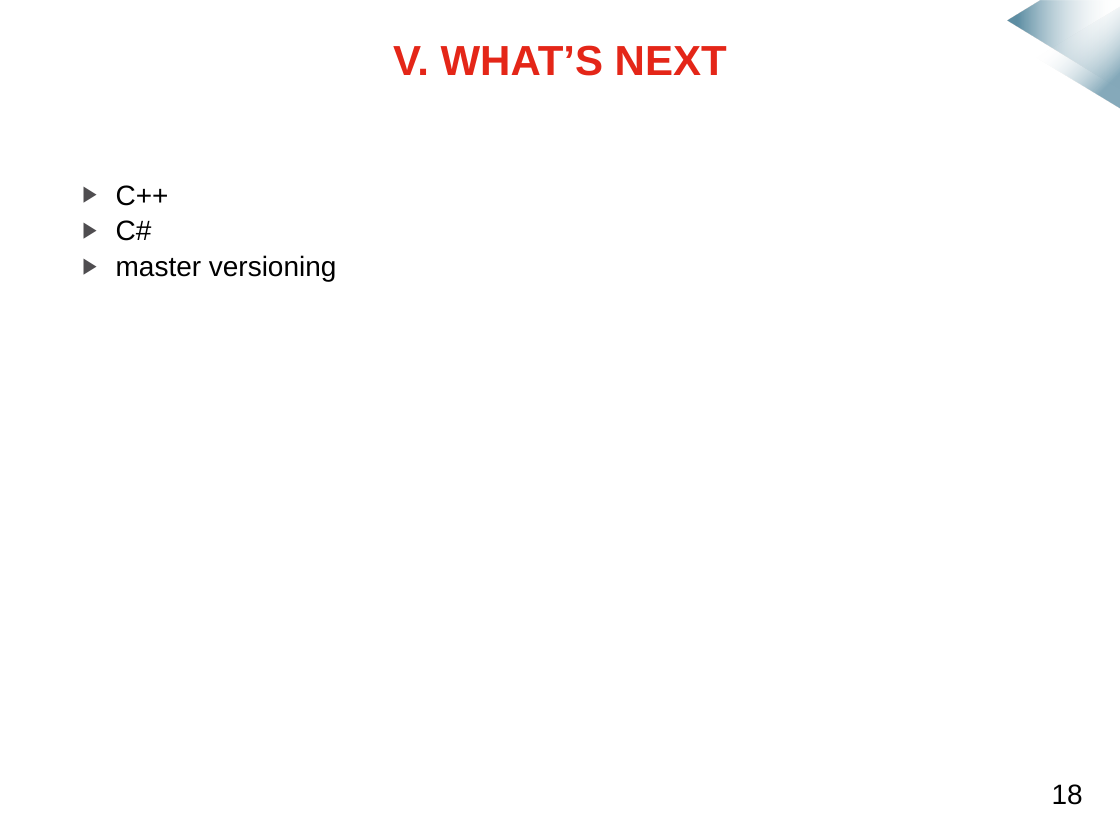
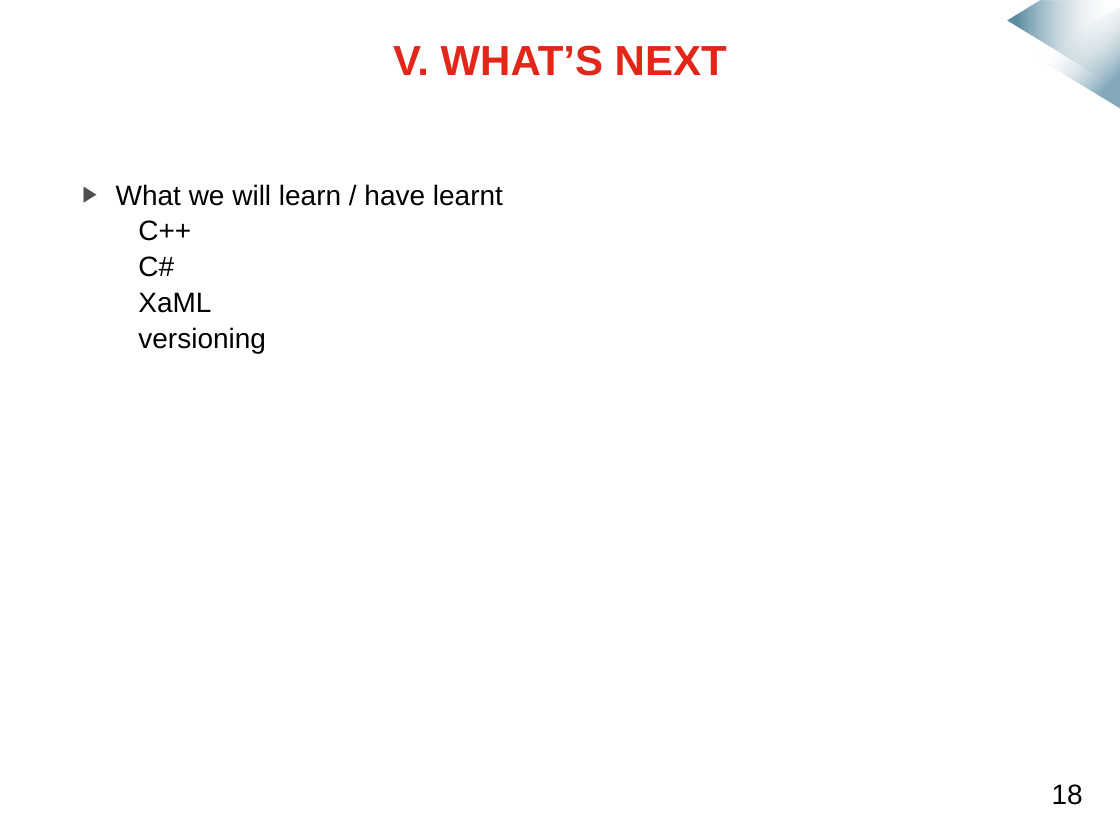
Before and after one commit to mmeven/EP_Domotique_Tablette, a slide deck: slide 17 of Rendu/Diapo_prototype_janvier.pptx (slide 15 before the commit). Drawn at 1120x840 pixels with LibreOffice and Linux fonts; fonts in the diff are those of the drawing; background and template pictures are left out. Boxes give left, top, right and bottom in pixels: in the first picture for what was removed or moved away, otherwise in the second. Text is boxed around its words. In the diff, an @@ line names an element or a change of style, - is before the commit and + after.

```diff
--- a/Rendu/Diapo_prototype_janvier.pptx
+++ b/Rendu/Diapo_prototype_janvier.pptx
@@ text at <box>116,184,503,206</box>: paragraph added @@
+▶ What we will learn / have learnt
@@ text at <box>138,220,191,277</box>: bullet ▶ to none @@
@@ text at <box>138,292,266,353</box>: text changed @@
-▶ master versioning
+XaML
+versioning
```
Also in this commit, not shown: 11 other slides changed, 3 slides added, 15 other files.
